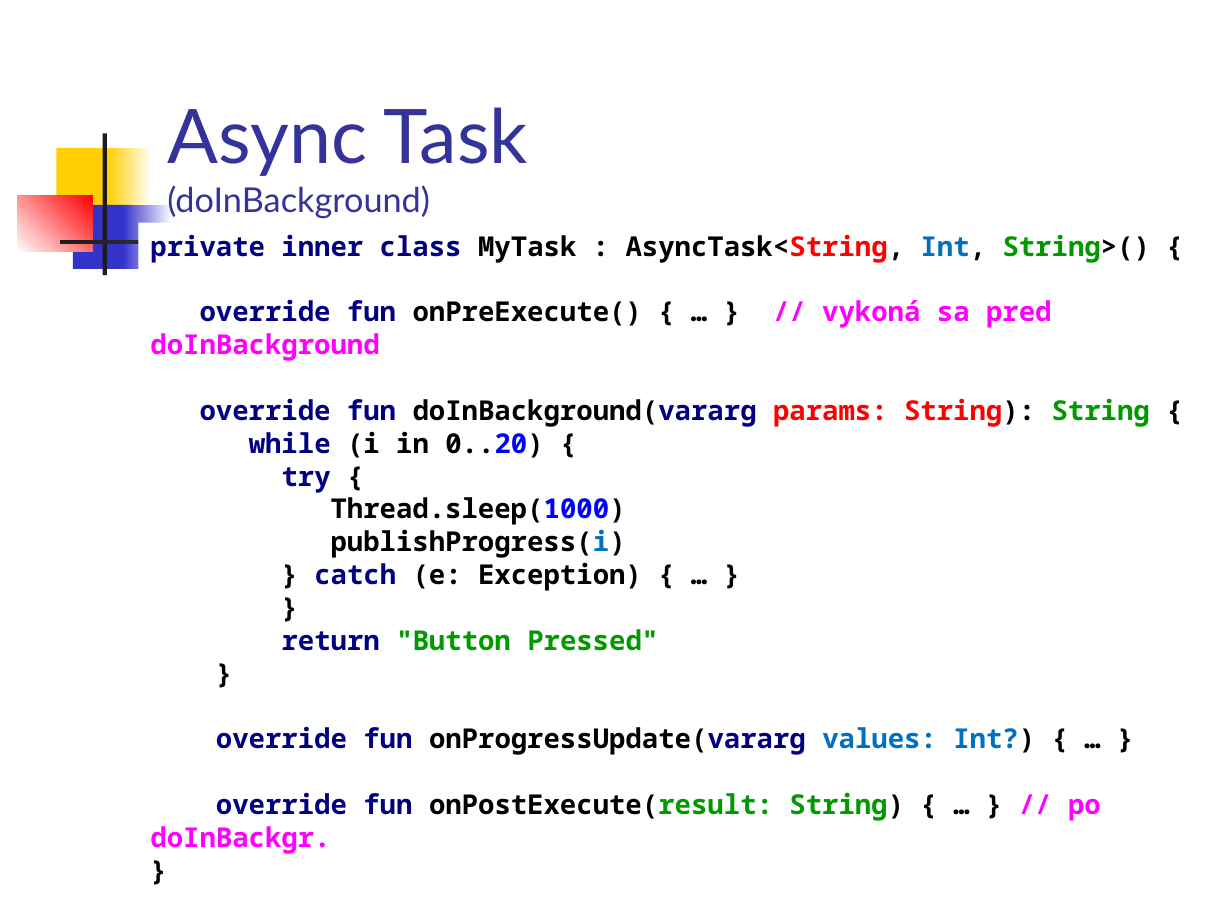
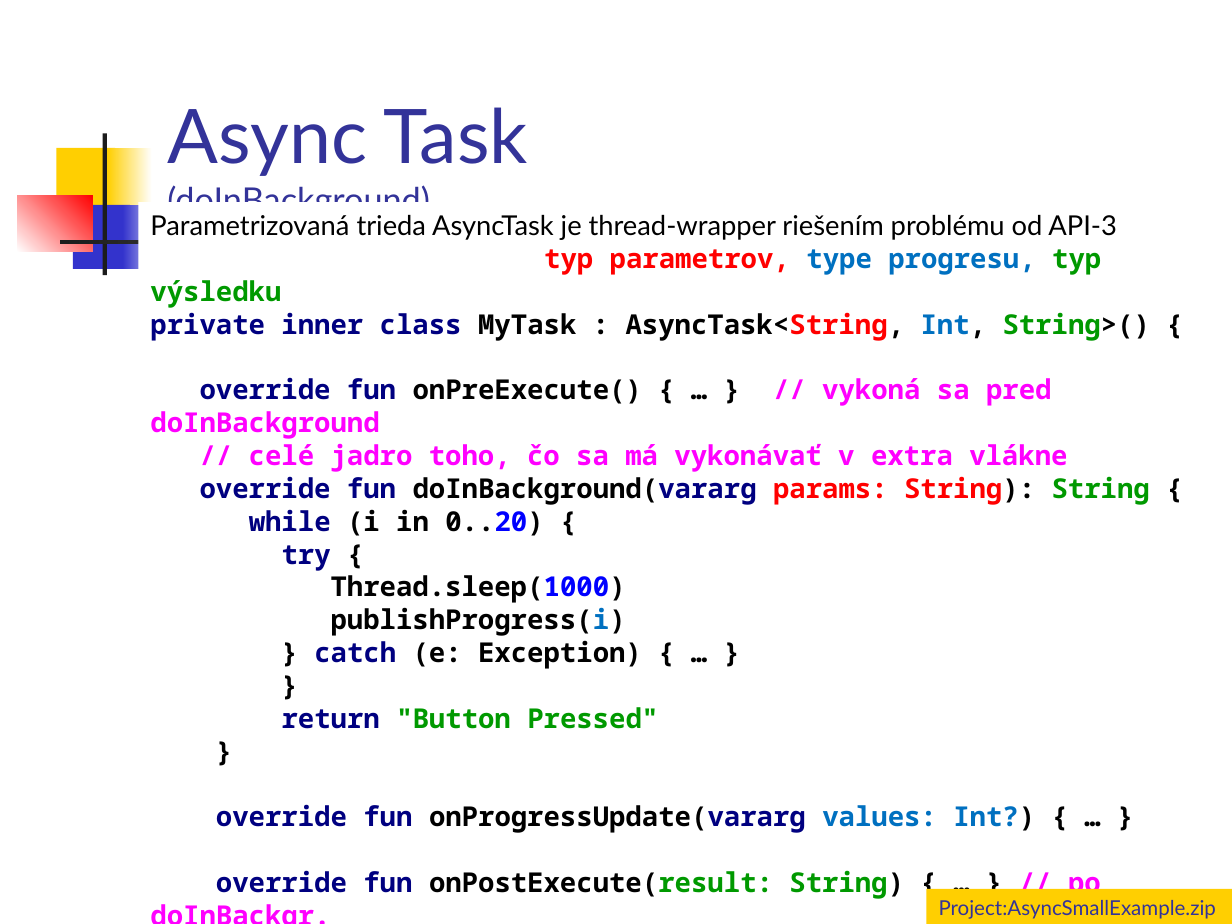
Before and after one commit to vmandro/Prednasky, a slide deck: slide 6 of 09/09_Async.ppt (slide 3 before the commit). Drawn at 1232x924 pixels with LibreOffice and Linux fonts; fonts in the diff are those of the drawing. Boxes give left, top, right and bottom in pixels: in the first picture for what was removed or moved away, otherwise in the second. Text is boxed around its words. In the diff, an @@ line names an element or a change of style, - is before the commit and + after.

```diff
--- a/09/09_Async.ppt
+++ b/09/09_Async.ppt
@@ text "Parametrizovaná trieda AsyncTask je thread-wrapper ..." moved from (x1=150, y1=234, x2=1150, y2=854) to (x1=150, y1=215, x2=1150, y2=899) @@
@@ text at (x1=150, y1=215, x2=1116, y2=308): paragraphs added @@
+Parametrizovaná trieda AsyncTask je thread-wrapper riešením problému od API-3
+typ parametrov, type progresu, typ výsledku
@@ text at (x1=150, y1=377, x2=1150, y2=899): text changed @@
-override fun onPreExecute() { … } // vykoná sa pred doInBackground
-override fun doInBackground(vararg params: String): String {
-while (i in 0..20) {
-try {
-Thread.sleep(1000)
-publishProgress(i)
-} catch (e: Exception) { … }
-}
-return "Button Pressed"
-}
-override fun onProgressUpdate(vararg values: Int?) { … }
-override fun onPostExecute(result: String) { … } // po doInBackgr.
-}
+override fun onPreExecute() { … } // vykoná sa pred doInBackground
+// celé jadro toho, čo sa má vykonávať v extra vlákne
+override fun doInBackground(vararg params: String): String {
+while (i in 0..20) {
+try {
+Thread.sleep(1000)
+publishProgress(i)
+} catch (e: Exception) { … }
+}
+return "Button Pressed"
+}
+override fun onProgressUpdate(vararg values: Int?) { … }
+override fun onPostExecute(result: String) { … } // po doInBackgr.
+}
@@ rectangle added at (x1=926, y1=890, x2=1232, y2=924), fill #FFCF01, 12 pt, text #333399 @@
+Project:AsyncSmallExample.zip
```
Also in this commit, not shown: 11 other slides changed, 4 slides added, 1 other file.
